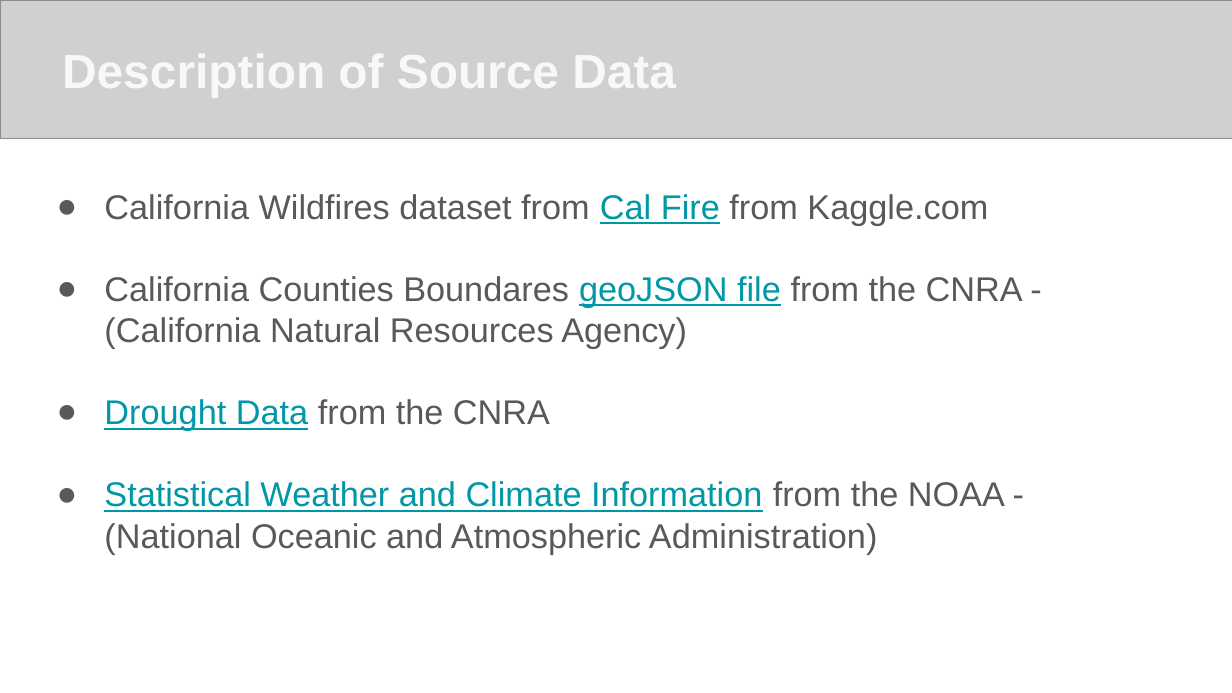
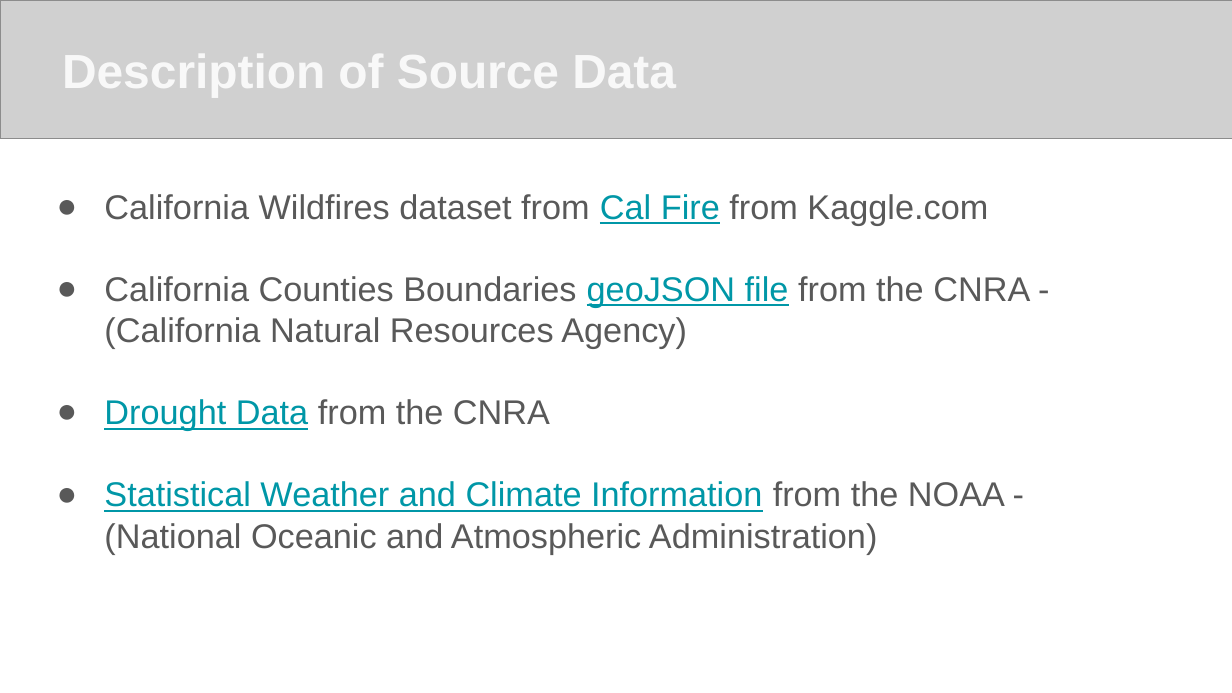
Before and after one commit to stephen-tan/california-wildfires, a slide deck: slide 6 of California Wildfires (1).pptx (slide 7 before the commit). Drawn at 1232x693 pixels with LibreOffice and Linux fonts; fonts in the diff are those of the drawing; grey boxes stand for pictures. Boxes give left, top, right and bottom in pixels: in the first picture for what was removed or moved away, otherwise in the second. Text is boxed around its words. In the diff, an @@ line names an element or a change of style, - is before the commit and + after.

```diff
--- a/California Wildfires (1).pptx
+++ b/California Wildfires (1).pptx
@@ subtitle at [104, 276, 1030, 349]: text changed @@
-● California Counties Boundares geoJSON file from the CNRA - (California Natural Resources Agency)
+● California Counties Boundaries geoJSON file from the CNRA - (California Natural Resources Agency)
```
Also in this commit, not shown: 5 other slides changed, 1 slide removed.
